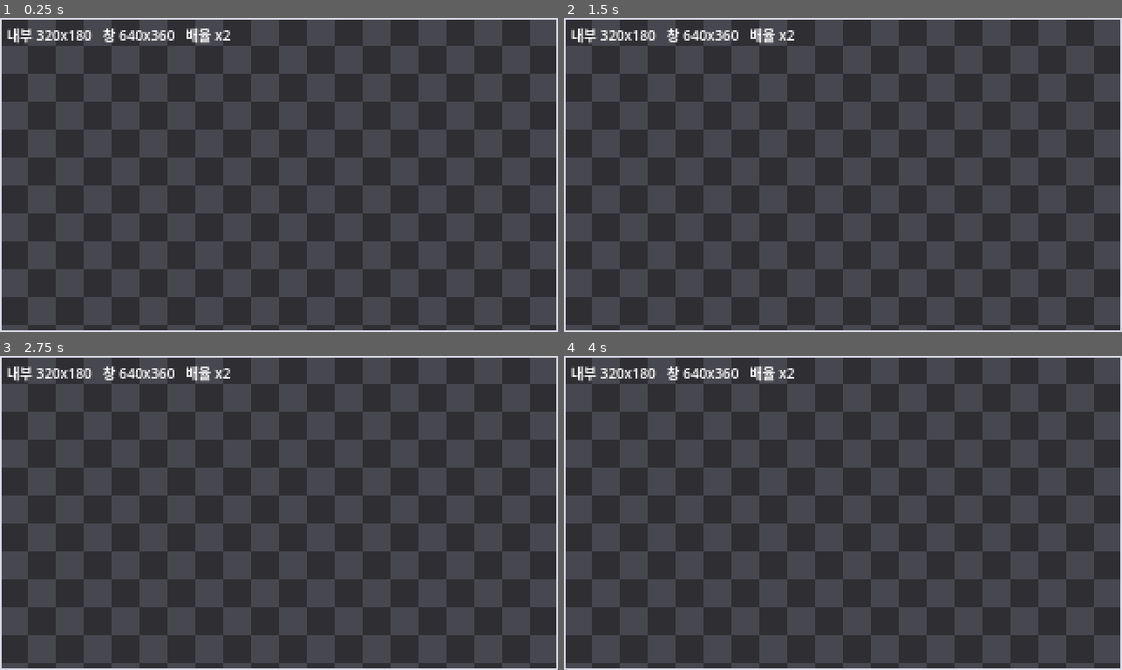
Above: before the commit, frames 1-4 (two rows, left to right).
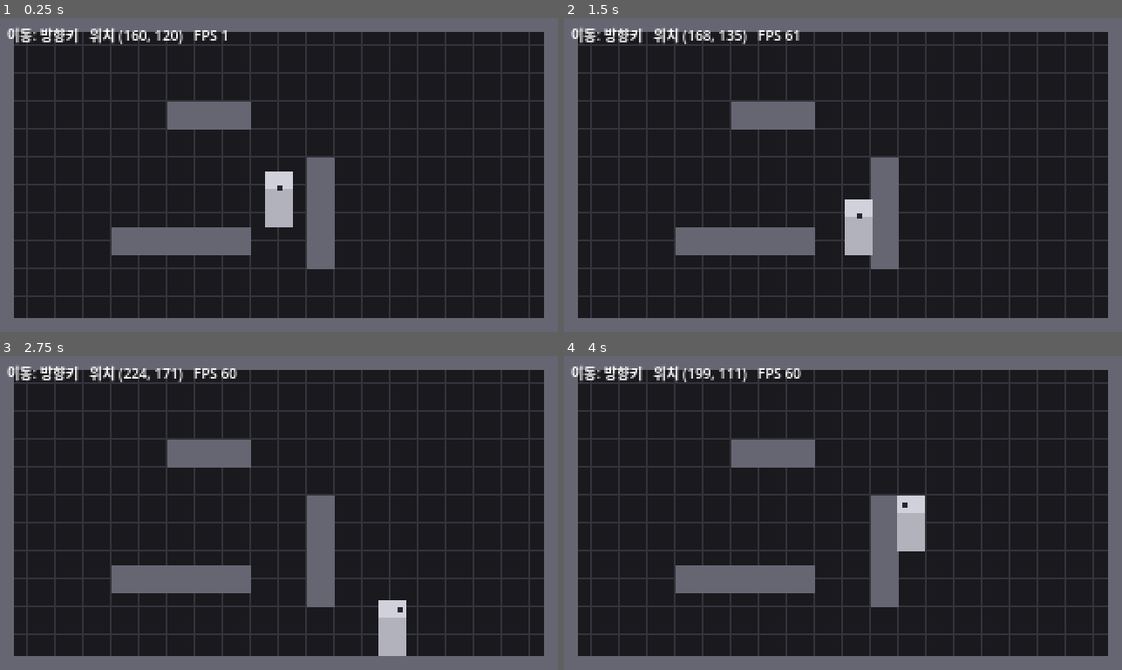
Above: after the commit, the same moments.

Repository: JeffKM/naraka-valley
Game: Godot game, scene res://main.tscn
Same seed, same stepped clock (60 frames per second), same inputs: the game is played once before the commit and once after it.
Inputs:
- Up to frame 1 (0.25 s): no input
- Up to frame 2 (1.5 s): tap Enter at 0.5 s; hold Right (ui_right) 0.53-1.28 s; hold Down (ui_down) from 1.28 s (still down)
- Up to frame 3 (2.75 s): release Down (ui_down) at 2.03 s; hold Right (ui_right) from 2.03 s (still down)
- Up to frame 4 (4 s): release Right (ui_right) at 2.78 s; hold Up (ui_up) 2.78-3.53 s; hold Left (ui_left) from 3.53 s (still down)

The runs differ from the first frame. In frame 1, 55% of the frame differs, in the area x 0-100%, y 0-100%; in frame 2, 55%; in frame 3, 55%; in frame 4, 55%.

Commit message:
✨ feat: T1.3 캐릭터 그레이박스 4방향 이동 + 벽 충돌
회색 캐릭터(16×32 자리)가 탑다운 4방향(대각선 포함)으로 부드럽게
움직이고 벽을 통과하지 못하는 그레이박스 이동을 구현했다.

- player.tscn/gd (신규): CharacterBody2D
  - origin을 발치 중앙에 둠(탑다운 깊이정렬·충돌 기준)
  - Input.get_vector로 대각선 자동 정규화(대각선이 빨라지는 버그 방지)
  - SPEED 80px/s, 발치 14×10 충돌박스 + move_and_slide
  - 16×32 회색 몸체·방향 마커를 코드(_draw)로 그림
- main.tscn/gd: T1.2 체커보드 검증 씬을 이동/충돌 검증 씬으로 대체
  - 16px 격자 배경 + 코드 생성 벽(StaticBody2D) + 위치/FPS readout
  - 벽 데이터는 _walls: Array[Rect2](경계 4변 + 내부 장애물 3개)
- README: T1.3 산출물·완료기준 직접 확인법 추가
- project.godot: Godot 에디터 자동 재정렬 반영(주석만 생략, 기능 동일)
- ROADMAP: T1.3 완료 체크

검증: 헤드리스 자동 테스트(move_and_slide 직접 호출, 결정적)로
대각선 정규화(len=1.0)·내부 장애물 통과 불가·경계벽 정지 ALL PASS.
ADR-0001(그레이박스)·ADR-0003(16×32 규격) 준수.

Co-Authored-By: Claude Opus 4.8 (1M context) <noreply@anthropic.com>

Diff:
--- a/game/main.gd
+++ b/game/main.gd
@@ -1,53 +1,66 @@
 extends Node2D
-# T1.2 — 320×180 정수배 스케일 뷰포트 "검증" 씬.
+# T1.3 — 캐릭터 이동/충돌 검증 씬(그레이박스).
 #
-# 목적: 창 크기를 바꿔도 픽셀이 정수배(×2/×3/×4)로만 확대되고
-#       가장자리 뭉개짐이 없는지를 "눈으로" 확인한다(ADR-0003 픽셀규격).
-# 원칙: 회색 도형만 사용한다(ADR-0001 그레이박스).
+# 목적: 회색 격자 위에서 회색 캐릭터가 4방향(대각선 포함)으로 부드럽게 움직이고
+#       벽을 통과하지 못하는지를 "눈으로" 확인한다. 회색 도형만(ADR-0001).
+# 규격: 내부해상도 320×180 · 타일 16px(ADR-0003).
 #
 # 보는 법:
-#   - 창을 자유롭게 늘려보라. 체커보드 칸이 항상 "정확한 정사각형"으로,
-#     대각선이 "또렷한 계단"으로 보이면 정수배 + Nearest 보간이 정상이다.
-#   - 좌상단 readout의 "배율 x__"가 정수로만 바뀌고, 남는 공간은
-#     레터박스(검은 띠)로 처리되면 stretch/scale_mode=integer가 작동 중이다.
+#   - 방향키로 이동. 대각선으로 가도 속도가 빨라지지 않는다(정규화).
+#   - 화면 4변 경계벽과 내부 장애물에 부딪치면 멈추거나 벽을 따라 미끄러진다.
+#   - 좌상단 readout에 현재 위치/FPS가 표시된다.
+#
+# 메모: 여기 벽은 충돌 검증용 임시 도형이다. 본격 타일맵 더미 맵은 T1.4에서 만든다.
 
 const BASE_SIZE := Vector2i(320, 180)  # 내부 해상도(ADR-0003)
 const TILE := 16                       # 타일 한 칸 = 16×16 px(ADR-0003)
+const WALL_THICK := 8
 
+# 충돌 테스트용 벽 배치(Rect2: x, y, w, h). 화면 경계 4변 + 내부 장애물 몇 개.
+var _walls: Array[Rect2] = [
+	# 화면 4변 경계 — 캐릭터가 화면 밖으로 나가지 못하게
+	Rect2(0, 0, BASE_SIZE.x, WALL_THICK),
+	Rect2(0, BASE_SIZE.y - WALL_THICK, BASE_SIZE.x, WALL_THICK),
+	Rect2(0, 0, WALL_THICK, BASE_SIZE.y),
+	Rect2(BASE_SIZE.x - WALL_THICK, 0, WALL_THICK, BASE_SIZE.y),
+	# 내부 장애물 — 통과 불가 + 벽 미끄러짐 확인용
+	Rect2(96, 48, 48, 16),
+	Rect2(176, 80, 16, 64),
+	Rect2(64, 120, 80, 16),
+]
+
+@onready var player: CharacterBody2D = $Player
 @onready var readout: Label = $CanvasLayer/Readout
 
 func _ready() -> void:
-	# 창 크기가 바뀔 때마다 현재 적용 배율을 다시 계산해 표시
-	get_window().size_changed.connect(_update_readout)
-	_update_readout()
+	_build_walls()
 
-func _update_readout() -> void:
-	var win := DisplayServer.window_get_size()
-	# 정수배 스케일에서 실제 적용 배율 = (창 / 내부해상도)를 내림한 값
-	var scale_factor := int(min(
-		win.x / float(BASE_SIZE.x),
-		win.y / float(BASE_SIZE.y)
-	))
-	readout.text = "내부 %dx%d   창 %dx%d   배율 x%d" % [
-		BASE_SIZE.x, BASE_SIZE.y, win.x, win.y, scale_factor
+func _build_walls() -> void:
+	# 벽 데이터를 실제 정적 충돌체로 생성한다(시각 표현은 _draw가 담당).
+	for r in _walls:
+		var body := StaticBody2D.new()
+		body.position = r.position + r.size * 0.5  # 사각형 충돌은 중심 기준
+		var col := CollisionShape2D.new()
+		var shape := RectangleShape2D.new()
+		shape.size = r.size
+		col.shape = shape
+		body.add_child(col)
+		add_child(body)
+
+func _process(_delta: float) -> void:
+	var p := player.global_position
+	readout.text = "이동: 방향키   위치 (%d, %d)   FPS %d" % [
+		int(p.x), int(p.y), Engine.get_frames_per_second()
 	]
 
 func _draw() -> void:
-	# 1) 16×16 체커보드 — 정수배 + Nearest면 모든 칸이 정확한 정사각형으로 보인다
-	var cols := int(ceil(BASE_SIZE.x / float(TILE)))
-	var rows := int(ceil(BASE_SIZE.y / float(TILE)))
-	for y in rows:
-		for x in cols:
-			var is_dark := (x + y) % 2 == 0
-			var c := Color(0.18, 0.18, 0.20) if is_dark else Color(0.28, 0.28, 0.31)
-			draw_rect(Rect2(x * TILE, y * TILE, TILE, TILE), c)
-
-	# 2) 1px 외곽선 — 비정수 배율이면 변마다 두께가 달라져 바로 티가 난다
-	draw_rect(Rect2(0.5, 0.5, BASE_SIZE.x - 1, BASE_SIZE.y - 1),
-		Color(0.85, 0.85, 0.90), false, 1.0)
-
-	# 3) 대각선 — 계단(에일리어싱) 패턴이 또렷하면 Nearest 보간이 정상.
-	#    분수배 + 선형보간이면 여기가 가장 먼저 흐려진다.
-	draw_line(Vector2.ZERO, Vector2(BASE_SIZE), Color(0.55, 0.85, 0.55), 1.0)
-	draw_line(Vector2(BASE_SIZE.x, 0), Vector2(0, BASE_SIZE.y),
-		Color(0.85, 0.55, 0.55), 1.0)
+	# 바닥 — 격자선이 보이도록 어두운 배경을 깐다
+	draw_rect(Rect2(Vector2.ZERO, BASE_SIZE), Color(0.10, 0.10, 0.12))
+	# 16×16 격자 — 이동량을 눈으로 가늠하는 배경
+	for x in range(0, BASE_SIZE.x + 1, TILE):
+		draw_line(Vector2(x, 0), Vector2(x, BASE_SIZE.y), Color(0.20, 0.20, 0.23))
+	for y in range(0, BASE_SIZE.y + 1, TILE):
+		draw_line(Vector2(0, y), Vector2(BASE_SIZE.x, y), Color(0.20, 0.20, 0.23))
+	# 벽 — 밝은 회색 채움
+	for r in _walls:
+		draw_rect(r, Color(0.40, 0.40, 0.45))
--- a/game/main.tscn
+++ b/game/main.tscn
@@ -1,9 +1,13 @@
-[gd_scene load_steps=2 format=3]
+[gd_scene load_steps=3 format=3]
 
 [ext_resource type="Script" path="res://main.gd" id="1"]
+[ext_resource type="PackedScene" path="res://player.tscn" id="2"]
 
 [node name="Main" type="Node2D"]
 script = ExtResource("1")
+
+[node name="Player" parent="." instance=ExtResource("2")]
+position = Vector2(160, 120)
 
 [node name="CanvasLayer" type="CanvasLayer" parent="."]
 
--- /dev/null
+++ b/game/player.gd
@@ -0,0 +1,34 @@
+extends CharacterBody2D
+# T1.3 — 그레이박스 플레이어 (16×32 회색 자리).
+#
+# 목적: 탑다운 4방향(대각선 포함) "부드러운" 이동 + 벽 충돌을 검증한다.
+#       회색 도형만 사용한다(ADR-0001). 캐릭터 규격 16×32(ADR-0003).
+# origin 규약: 노드 원점을 "발치 중앙"에 둔다. 탑다운 3/4뷰에서 깊이 정렬
+#              (Y-sort)과 충돌 판정 기준을 발 위치로 잡는 게 자연스럽다.
+
+const SPEED := 80.0                 # px/s. 그레이박스 기준값(약 5타일/초). 밸런싱은 후속.
+const BODY_SIZE := Vector2(16, 32)  # 캐릭터 자리 규격(ADR-0003)
+
+# 마지막으로 바라본 방향. 정지해도 유지되며, 방향 마커를 그리는 데 쓴다(이동 검증용).
+var _facing := Vector2.DOWN
+
+func _physics_process(_delta: float) -> void:
+	# get_vector는 대각선 입력을 자동으로 정규화한다 → 대각선이 더 빨라지는 버그 방지.
+	var dir := Input.get_vector("ui_left", "ui_right", "ui_up", "ui_down")
+	velocity = dir * SPEED
+	if dir != Vector2.ZERO and dir != _facing:
+		_facing = dir
+		queue_redraw()  # 방향이 바뀐 프레임에만 다시 그린다
+	# move_and_slide: 벽에 닿으면 멈추고, 벽을 따라 미끄러진다(통과 불가).
+	move_and_slide()
+
+func _draw() -> void:
+	# 몸체: 발치 원점 기준 위로 16×32 회색 사각형
+	var body := Rect2(-BODY_SIZE.x * 0.5, -BODY_SIZE.y, BODY_SIZE.x, BODY_SIZE.y)
+	draw_rect(body, Color(0.70, 0.70, 0.74))
+	# 상단(머리) 약간 밝게 — 그레이박스 시인성
+	draw_rect(Rect2(body.position, Vector2(BODY_SIZE.x, 10)), Color(0.82, 0.82, 0.86))
+	# 바라보는 방향 마커(어두운 점) — 어느 쪽을 향하는지 눈으로 확인
+	var head := Vector2(0, -BODY_SIZE.y + 5)
+	draw_rect(Rect2(head + _facing * 4.0 - Vector2(1.5, 1.5), Vector2(3, 3)),
+		Color(0.15, 0.15, 0.18))
--- /dev/null
+++ b/game/player.tscn
@@ -0,0 +1,13 @@
+[gd_scene load_steps=3 format=3]
+
+[ext_resource type="Script" path="res://player.gd" id="1"]
+
+[sub_resource type="RectangleShape2D" id="1"]
+size = Vector2(14, 10)
+
+[node name="Player" type="CharacterBody2D"]
+script = ExtResource("1")
+
+[node name="CollisionShape2D" type="CollisionShape2D" parent="."]
+position = Vector2(0, -5)
+shape = SubResource("1")
--- a/game/project.godot
+++ b/game/project.godot
@@ -1,9 +1,10 @@
-; 나라카 밸리 — 게임 본체 프로젝트 (Phase 1 Sprint 1에서 시작)
-; T1.2: 내부해상도 320×180을 정수배(×2/×3/×4)로만 스케일하는 픽셀아트 뷰포트.
-; 픽셀 규격은 ADR-0003, 그레이박스 원칙은 ADR-0001을 따른다.
+; Engine configuration file.
+; It's best edited using the editor UI and not directly,
+; since the parameters that go here are not all obvious.
 ;
-; 에디터 UI로 편집하는 게 안전하지만(자동 생성 값 다수),
-; 이 파일은 T1.2 뷰포트 설정을 명시적으로 기록하기 위해 직접 작성했다.
+; Format:
+;   [section] ; section goes between []
+;   param=value ; assign values to parameters
 
 config_version=5
 
@@ -16,26 +17,17 @@
 
 [display]
 
-; 내부(게임) 해상도 = 320×180 (16:9, ADR-0003)
 window/size/viewport_width=320
 window/size/viewport_height=180
-; 시작 창 크기 = ×4 = 1280×720 (ADR-0003 권장 정수배)
 window/size/window_width_override=1280
 window/size/window_height_override=720
-window/size/resizable=true
-; 320×180 뷰포트를 통째로 렌더한 뒤 확대 → 가장 순수한 픽셀아트 룩
 window/stretch/mode="viewport"
-; 비율 유지(남는 공간은 레터박스). 가로/세로 비뚤어짐 방지
-window/stretch/aspect="keep"
-; ★핵심★ 정수배(×2/×3/…)로만 스케일. 1.5배 같은 분수배 금지 → 픽셀 뭉개짐 차단
 window/stretch/scale_mode="integer"
 
 [rendering]
 
-; 텍스처 필터 기본값 = Nearest(보간 끔). 픽셀이 흐려지지 않게 함
 textures/canvas_textures/default_texture_filter=0
-; 2D 좌표를 픽셀 격자에 스냅 → 서브픽셀 흔들림 방지
+renderer/rendering_method="gl_compatibility"
+renderer/rendering_method.mobile="gl_compatibility"
 2d/snap/snap_2d_transforms_to_pixel=true
 2d/snap/snap_2d_vertices_to_pixel=true
-renderer/rendering_method="gl_compatibility"
-renderer/rendering_method.mobile="gl_compatibility"
Not shown, added: game/player.gd.uid
Not shown, changed: ROADMAP.md
Not shown, changed: game/README.md
